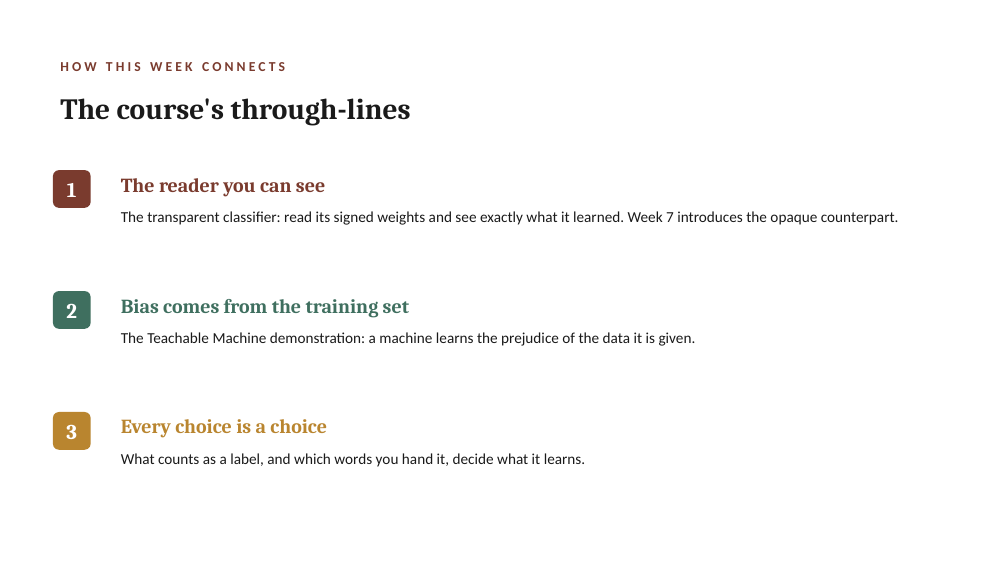
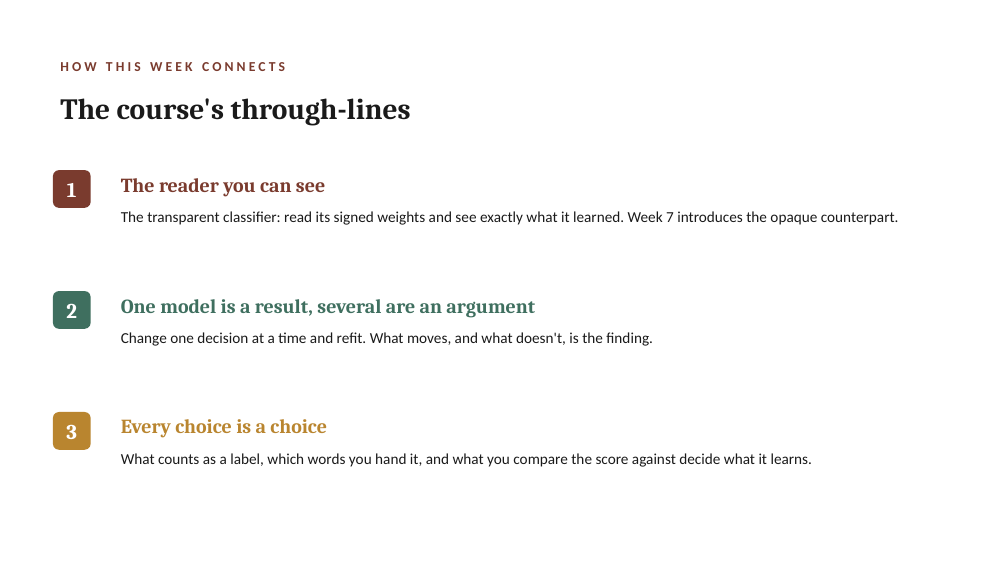
Before and after one commit to lucianli123/culture-as-data-2026, a slide deck: slide 12 of slides/pptx/week-03.pptx (slide 11 before the commit). Drawn at 1008x567 pixels with LibreOffice and Linux fonts; fonts in the diff are those of the drawing. Boxes give left, top, right and bottom in pixels: in the first picture for what was removed or moved away, otherwise in the second. Text is boxed around its words. In the diff, an @@ line names an element or a change of style, - is before the commit and + after.

```diff
--- a/slides/pptx/week-03.pptx
+++ b/slides/pptx/week-03.pptx
@@ text at [121, 299, 535, 318]: text changed @@
-Bias comes from the training set
+One model is a result, several are an argument
@@ text at [121, 332, 653, 346]: text changed @@
-The Teachable Machine demonstration: a machine learns the prejudice of the data it is given.
+Change one decision at a time and refit. What moves, and what doesn't, is the finding.
@@ text at [121, 453, 813, 467]: text changed @@
-What counts as a label, and which words you hand it, decide what it learns.
+What counts as a label, which words you hand it, and what you compare the score against decide what it learns.
```
Also in this commit, not shown: 8 other slides changed, 2 slides added, 1 slide removed, 14 other files.
